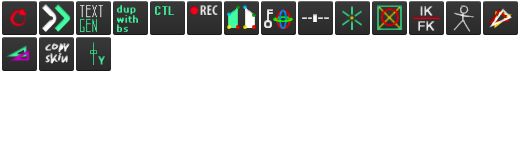
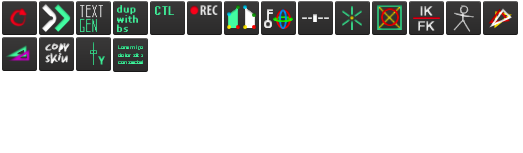
Comparing the layer stacks of the two 523 × 153 images. Changes:
added group "wire_text" with 4 layers above "slider" over [113, 38, 148, 72]
added group "graphics" (4th of 5, in "wire_text") with 2 layers in group "wire_text" over [118, 43, 143, 66]
added layer "Lorem ipsum dolor sit amet, consectetur adipisicing elit, sed d" in group "graphics" over [118, 45, 143, 64]
added layer "Rounded Rectangle 2" (17th of 18, in "wire_text") in group "wire_text" over [113, 38, 148, 72]
